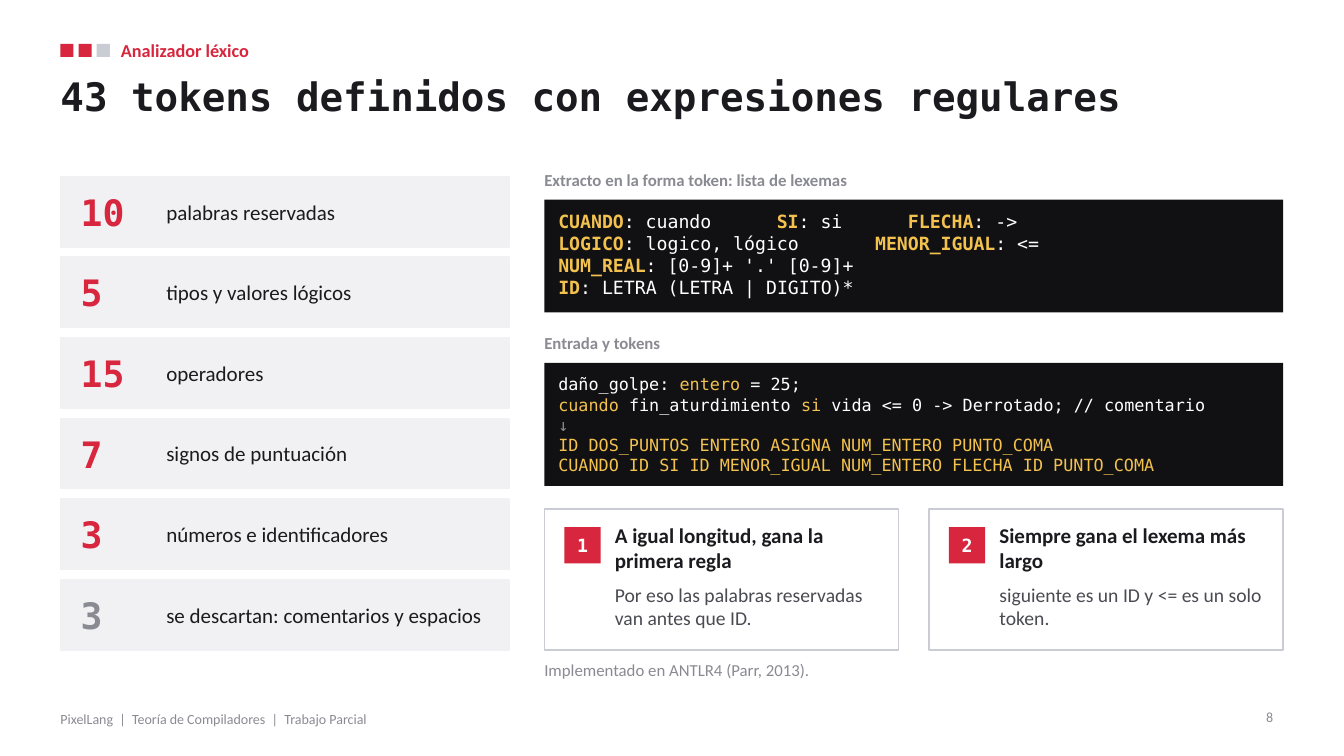
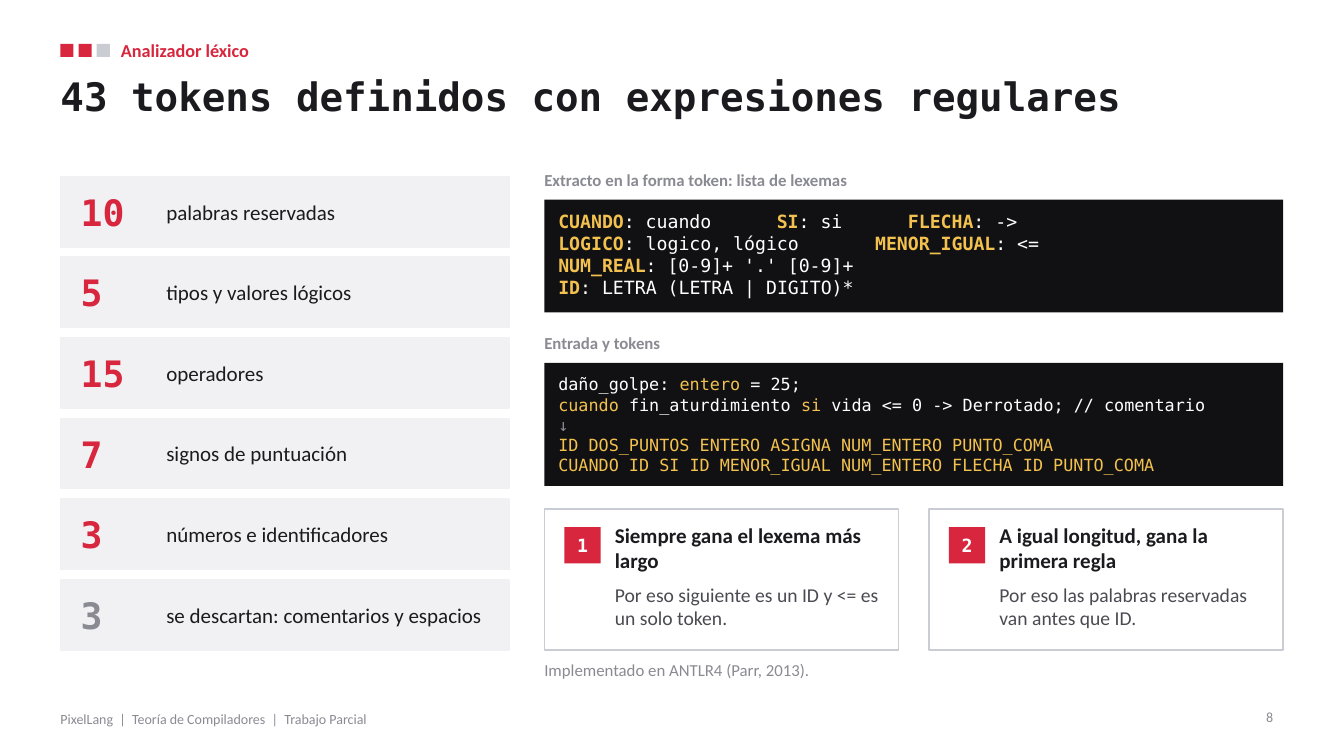
Before and after one commit to DavidRamPari/pixellang, a slide deck: slide 8 of docs/PixelLang_Presentacion.pptx. Drawn at 1344x756 pixels with LibreOffice and Linux fonts; fonts in the diff are those of the drawing. Boxes give left, top, right and bottom in pixels: in the first picture for what was removed or moved away, otherwise in the second. Text is boxed around its words. In the diff, an @@ line names an element or a change of style, - is before the commit and + after.

Commit message:
Revisión final del informe, la presentación y las pruebas
Informe: redacción más formal en la problemática, regla de E03 con las guardas, columnas contadas desde 0, LETRA y DIGITO definidos, nueva referencia de Unity sobre transiciones, q0 con subíndice, flechas que no se parten, derivaciones de G7 en orden y Apéndice D con la salida real de cada prueba. Presentación: criterios del lexer en el orden de ANTLR, objetivos en infinitivo, comandos con el paso de generar el parser y notas corregidas. correr_pruebas.py muestra los errores léxicos con línea y columna, como el driver.

```diff
--- a/docs/PixelLang_Presentacion.pptx
+++ b/docs/PixelLang_Presentacion.pptx
@@ text at [615,528,861,572]: text changed @@
-A igual longitud, gana la primera regla
+Siempre gana el lexema más largo
@@ text at [999,528,1207,572]: text changed @@
-Siempre gana el lexema más largo
+A igual longitud, gana la primera regla
@@ text at [615,588,878,625]: text changed @@
-Por eso las palabras reservadas van antes que ID.
+Por eso siguiente es un ID y <= es un solo token.
@@ text at [999,588,1247,628]: text changed @@
-siguiente es un ID y <= es un solo token.
+Por eso las palabras reservadas van antes que ID.
```
Also in this commit, not shown: 7 other slides changed, 4 other files.
